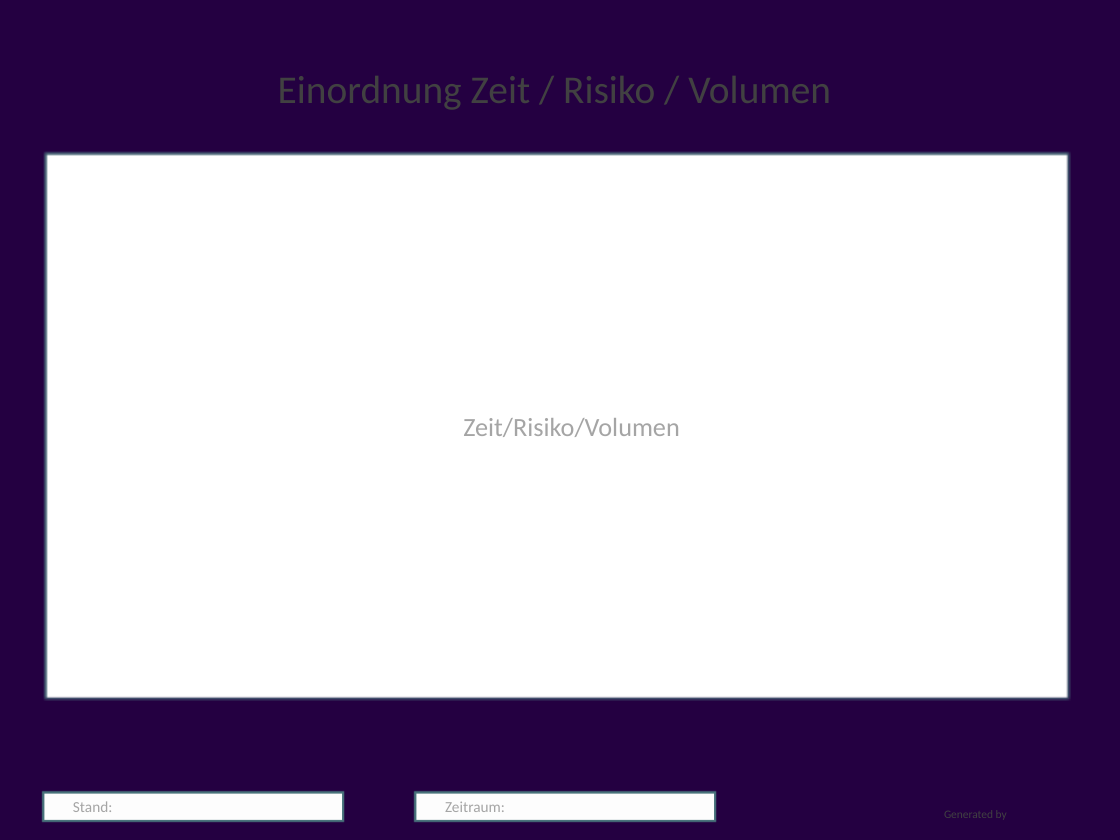
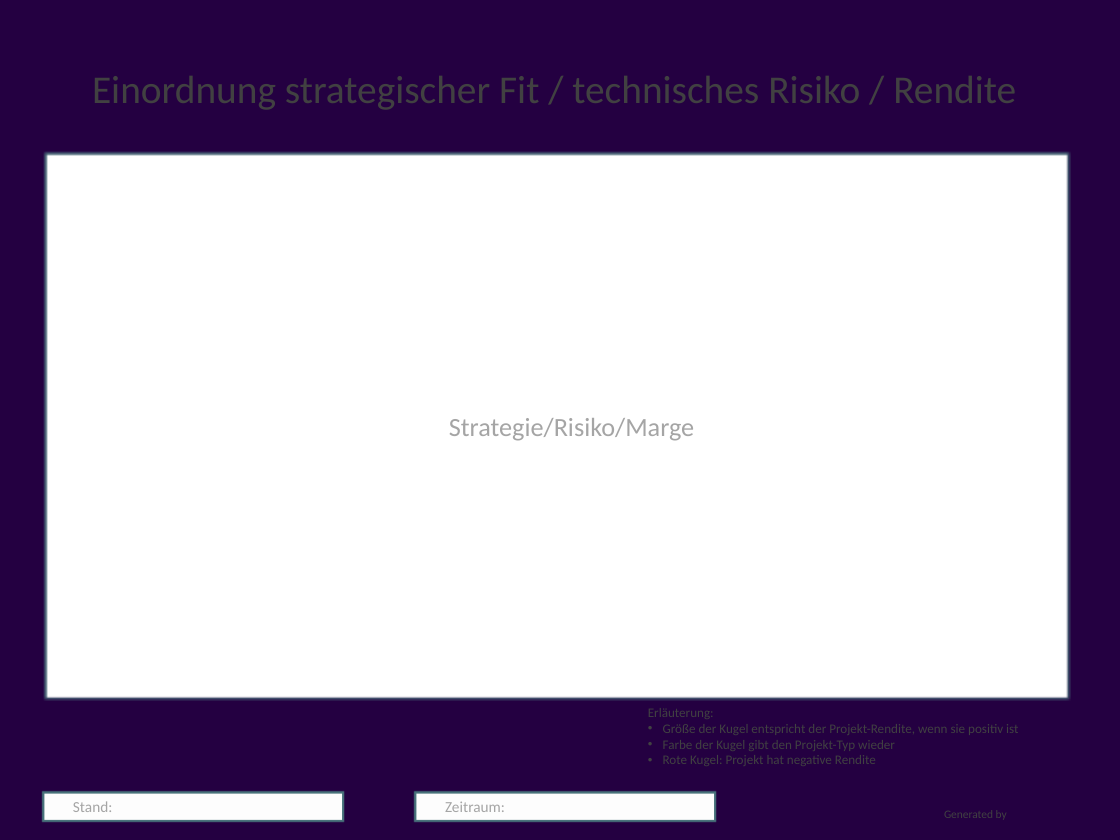
Before and after one commit to visbo-open-source/visbo-projectboard, a slide deck: slide 5 of Projectboard/Projectboard/bin/Debug/requirements/templateboarddossier.pptx (slide 3 before the commit). Drawn at 1120x840 pixels with LibreOffice and Linux fonts; fonts in the diff are those of the drawing; background and template pictures are left out. Boxes give left, top, right and bottom in pixels: in the first picture for what was removed or moved away, otherwise in the second. Text is boxed around its words. In the diff, an @@ line names an element or a change of style, - is before the commit and + after.

```diff
--- a/Projectboard/Projectboard/bin/Debug/requirements/templateboarddossier.pptx
+++ b/Projectboard/Projectboard/bin/Debug/requirements/templateboarddossier.pptx
@@ title at [92,76,1016,110]: text changed @@
-Einordnung Zeit / Risiko / Volumen
+Einordnung strategischer Fit / technisches Risiko / Rendite
@@ text in rectangle at [449,418,694,441]: text changed @@
-Zeit/Risiko/Volumen
+Strategie/Risiko/Marge
@@ text added at [648,708,1018,766], 12 pt, text #414141 @@
+Erläuterung:
+• Größe der Kugel entspricht der Projekt-Rendite, wenn sie positiv ist
+• Farbe der Kugel gibt den Projekt-Typ wieder
+• Rote Kugel: Projekt hat negative Rendite
```
Also in this commit, not shown: 1 other slide changed, 5 slides added, 1 slide removed, 37 other files.
